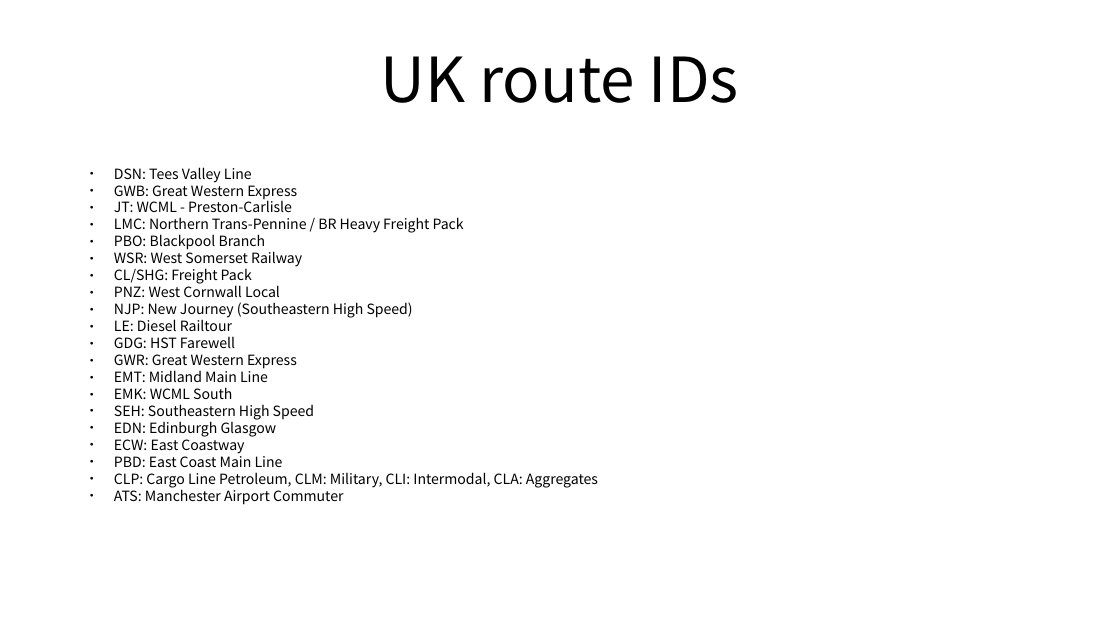
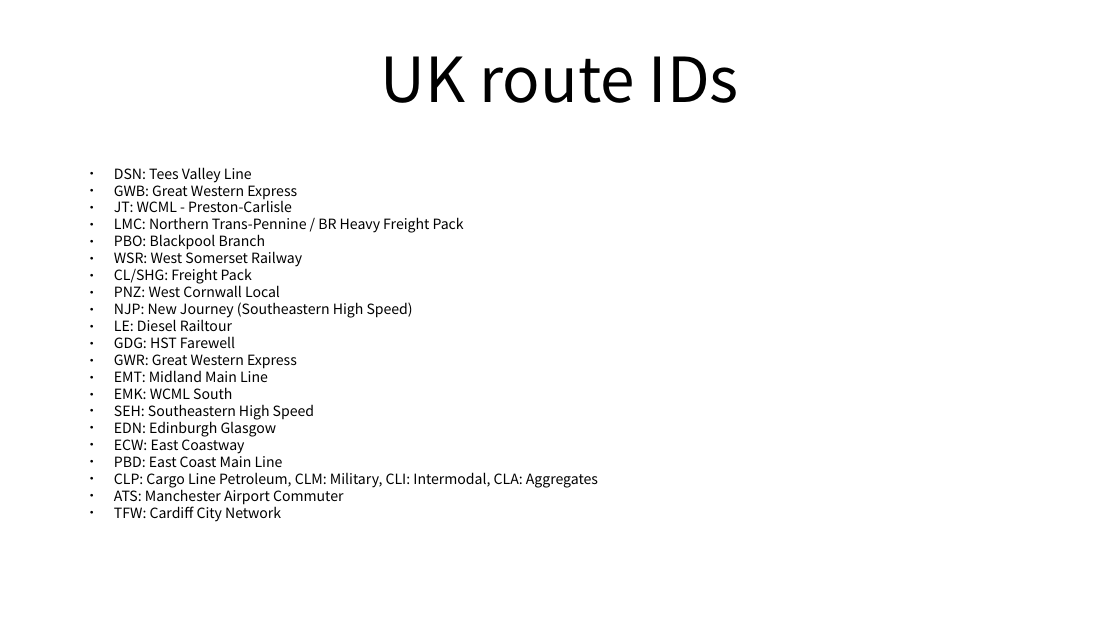
Before and after one commit to FreddyYJ/TSW-RailDriver-Remap, a slide deck: slide 7 of Index.odp. Drawn at 1120x630 pixels with LibreOffice and Linux fonts; fonts in the diff are those of the drawing. Boxes give left, top, right and bottom in pixels: in the first picture for what was removed or moved away, otherwise in the second. Text is boxed around its words. In the diff, an @@ line names an element or a change of style, - is before the commit and + after.

```diff
--- a/Index.odp
+++ b/Index.odp
@@ text at (114, 504, 281, 522): paragraph added @@
+● TFW: Cardiff City Network
```
Also in this commit, not shown: 13 other files.
